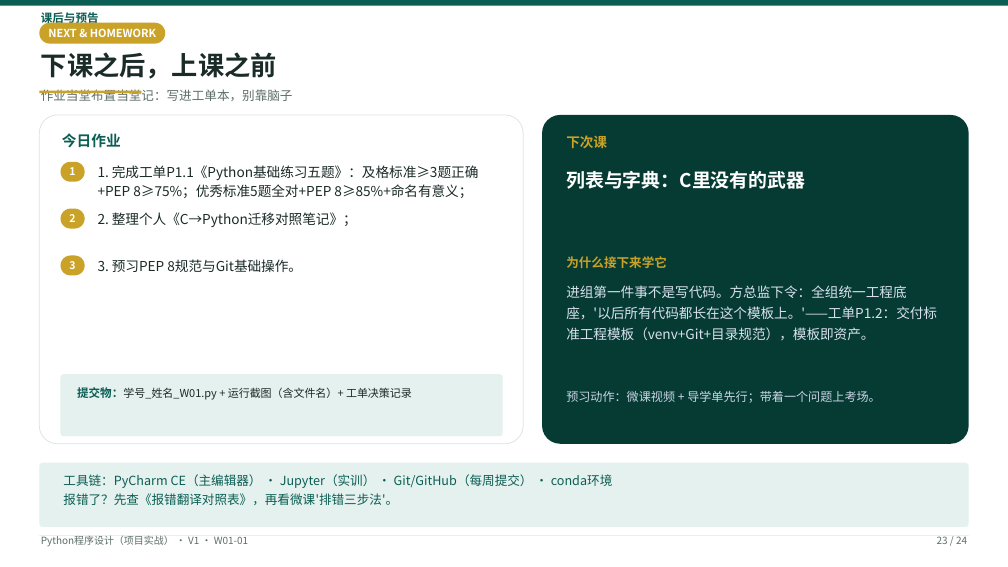
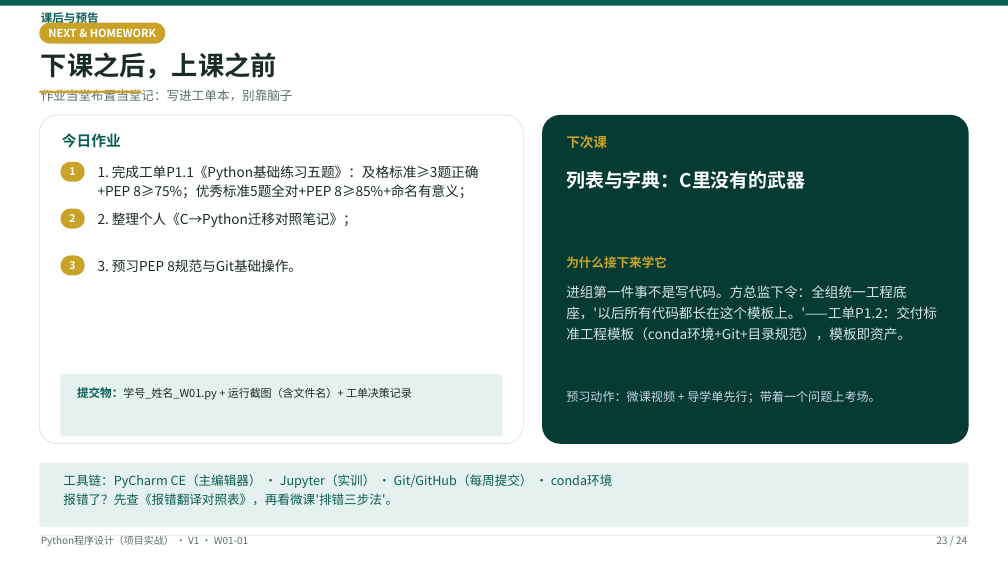
Before and after one commit to tianqiongenze/ai-course-teaching-resources, a slide deck: slide 23 of 03-Python程序设计-项目实战/V1授课PPT/W01-第1次课-带着C语言底子学Python.pptx. Drawn at 1008x567 pixels with LibreOffice and Linux fonts; fonts in the diff are those of the drawing. Boxes give left, top, right and bottom in pixels: in the first picture for what was removed or moved away, otherwise in the second. Text is boxed around its words. In the diff, an @@ line names an element or a change of style, - is before the commit and + after.

```diff
--- a/03-Python程序设计-项目实战/V1授课PPT/W01-第1次课-带着C语言底子学Python.pptx
+++ b/03-Python程序设计-项目实战/V1授课PPT/W01-第1次课-带着C语言底子学Python.pptx
@@ text at (566,285,937,340): text changed @@
-进组第一件事不是写代码。方总监下令：全组统一工程底座，'以后所有代码都长在这个模板上。'——工单P1.2：交付标准工程模板（venv+Git+目录规范），模板即资产。
+进组第一件事不是写代码。方总监下令：全组统一工程底座，'以后所有代码都长在这个模板上。'——工单P1.2：交付标准工程模板（conda环境+Git+目录规范），模板即资产。
```
Also in this commit, not shown: 5 other files.
